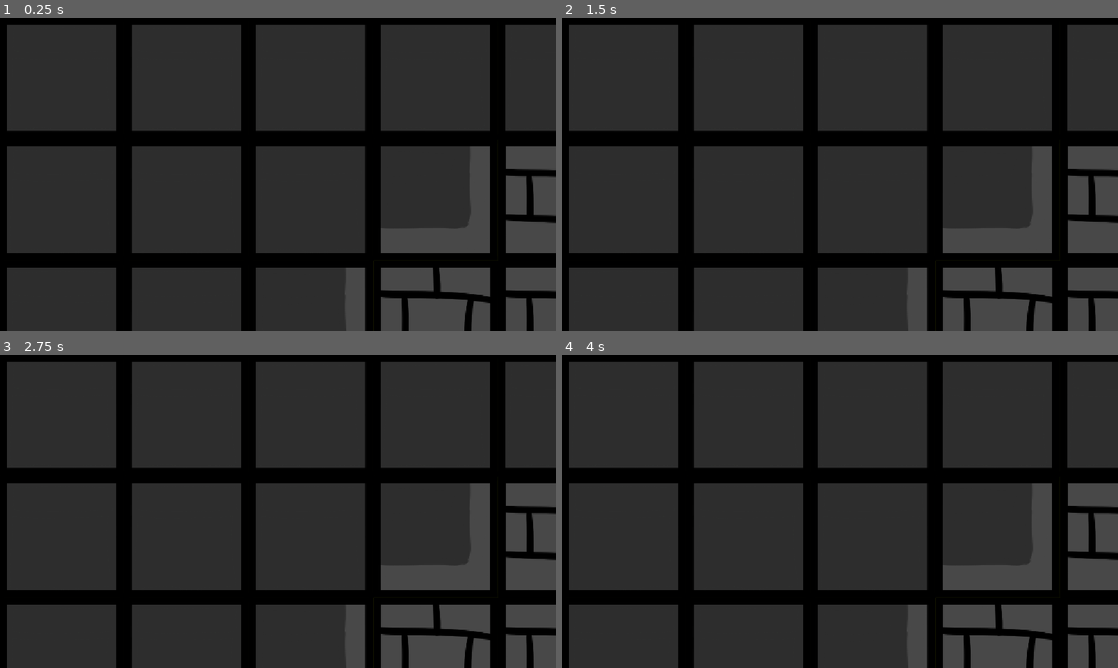
Above: before the commit, frames 1-4 (two rows, left to right).
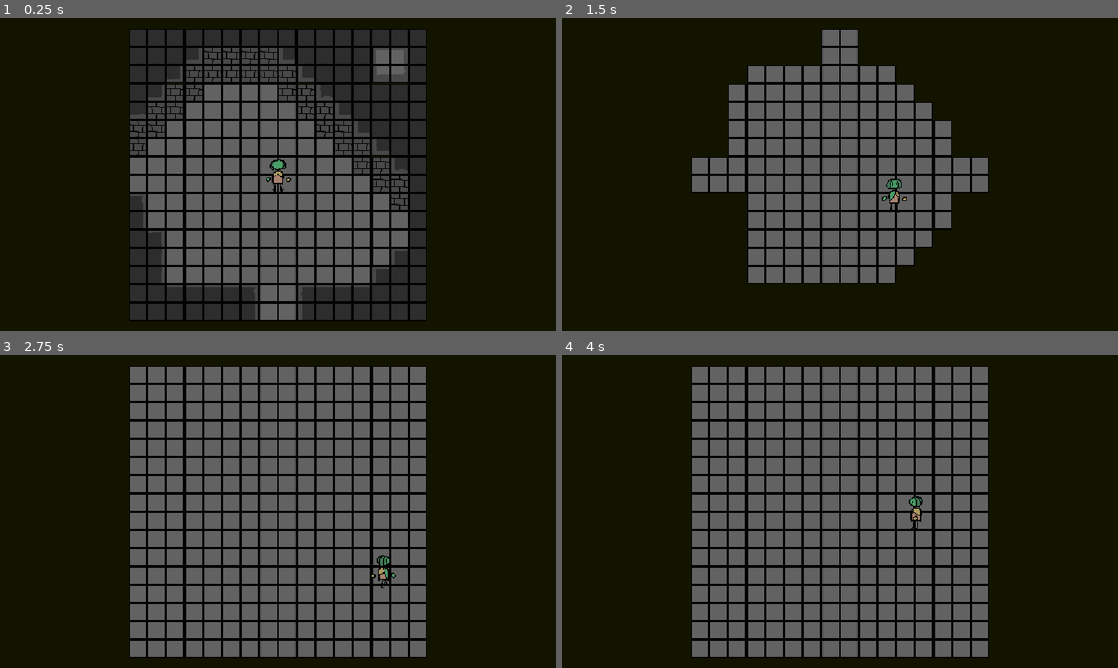
Above: after the commit, the same moments.

Repository: TheSoupIsHere/Game-Jam-Project
Game: Godot game, scene res://Scenes/main.tscn
The game is run twice, just before and just after one commit, with the same random seed, the same clock (stepped at 60 frames per second) and the same inputs. Before the commit the project starts from res://Scenes/rooms.tscn.
Inputs (mouse positions are in pixels of both pictures, inside the frame that each line leads up to):
- Up to frame 1 (0.25 s): no input
- Up to frame 2 (1.5 s): tap Enter at 0.5 s; move the mouse to (962, 158) at 0.52 s; hold D (ui_right) 0.53-1.28 s; tap P (Next Room) at 0.6 s; click (962, 158) at 0.67 s; move the mouse to (728, 190) at 1.27 s; hold S (ui_down) from 1.28 s (still down); tap Shift (Shift) at 1.35 s
- Up to frame 3 (2.75 s): move the mouse to (333, 442) at 2.02 s; release S (ui_down) at 2.03 s; hold D (ui_right) from 2.03 s (still down); tap P (Next Room) at 2.1 s
- Up to frame 4 (4 s): move the mouse to (812, 574) at 2.77 s; release D (ui_right) at 2.78 s; hold W (ui_up) 2.78-3.53 s; tap Shift (Shift) at 2.85 s; click (812, 574) at 2.92 s; move the mouse to (1006, 558) at 3.52 s; hold A (ui_left) from 3.53 s (still down); tap P (Next Room) at 3.6 s

The runs differ from the first frame. In frame 1, 73% of the frame differs, in the area x 1-100%, y 2-100%; in frame 2, 80%; in frame 3, 83%; in frame 4, 83%.

Commit message:
fixed rooms debugging

Diff:
--- a/Scenes/main.tscn
+++ b/Scenes/main.tscn
@@ -141,7 +141,7 @@
 script = ExtResource("3_u50mg")
 
 [node name="Player" type="CharacterBody2D" parent="." unique_id=796931992]
-position = Vector2(-791.99994, 991.9999)
+position = Vector2(2.999878, 14.000061)
 scale = Vector2(2.571, 2)
 motion_mode = 1
 wall_min_slide_angle = 0.0
--- a/Scripts/roomcontrol.gd
+++ b/Scripts/roomcontrol.gd
@@ -21,6 +21,6 @@
 	var next : bool = Input.is_action_just_pressed("Next Room")
 	if next:
 		print("next room triggered")
-		showing_room += 1
+		showing_room = (showing_room + 1) % len(rooms)
 		show_room(showing_room)
-		get_tree().reload_current_scene()
+		self.position
--- a/project.godot
+++ b/project.godot
@@ -11,7 +11,7 @@
 [application]
 
 config/name="Game Jam Project"
-run/main_scene="uid://dt8kef72lwm80"
+run/main_scene="uid://b0peeglf2f61b"
 config/features=PackedStringArray("4.7", "GL Compatibility")
 config/icon="res://icon.svg"
 
